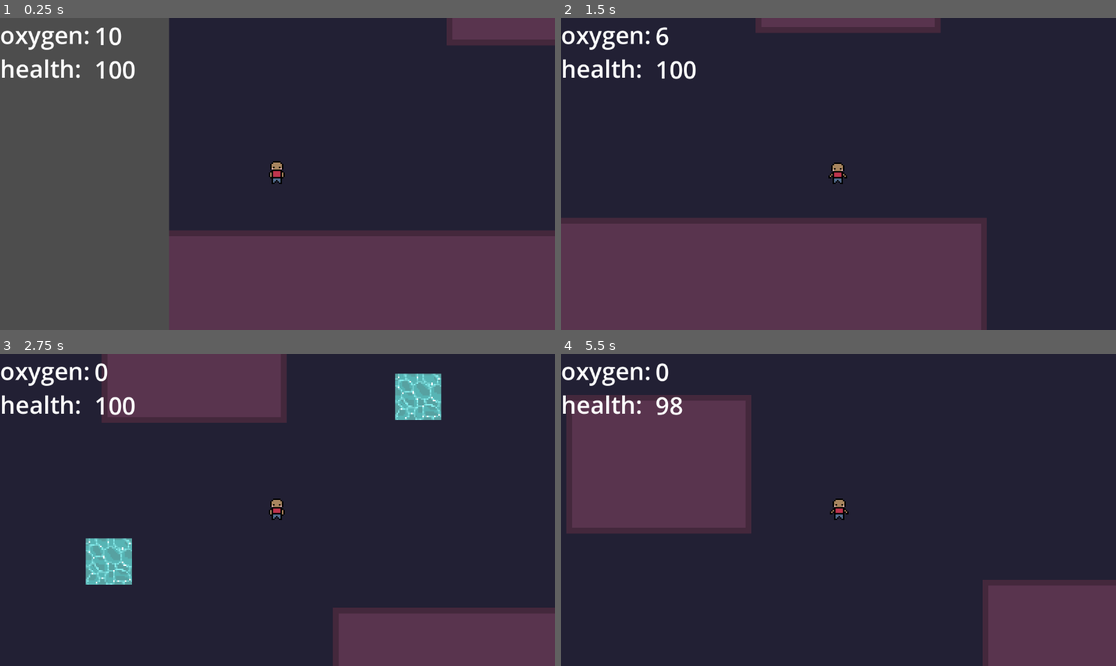
Above: before the commit, frames 1-4 (two rows, left to right).
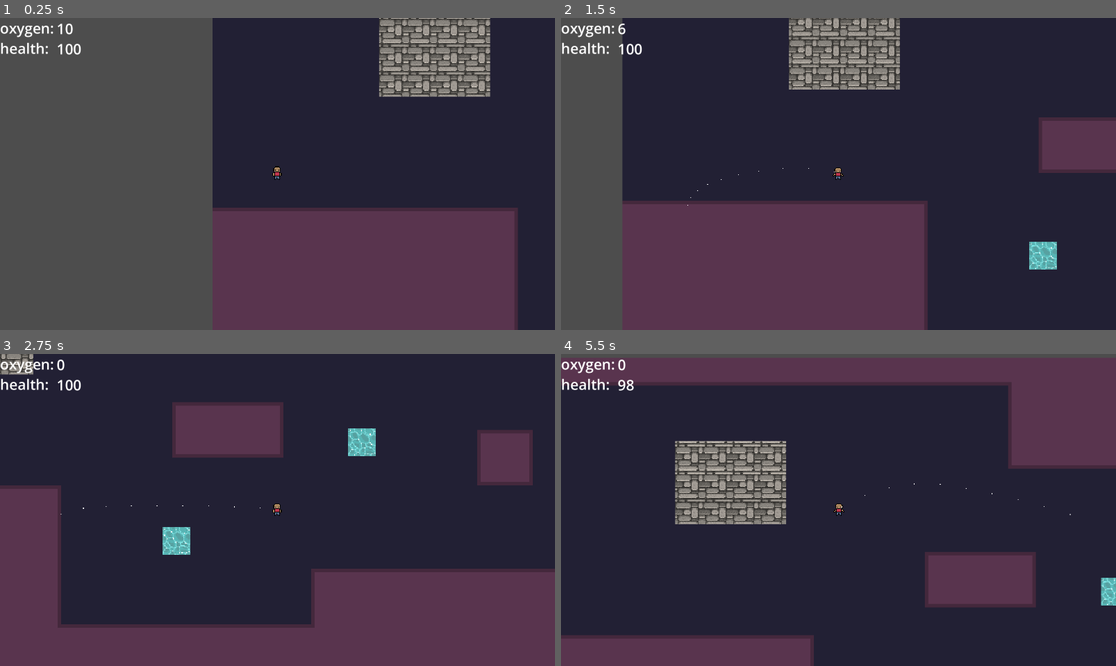
Above: after the commit, the same moments.

Repository: m6parker/tethered
Game: Godot game, scene res://src/levels/world_one.tscn
The game is run twice, just before and just after one commit, with the same random seed, the same clock (stepped at 60 frames per second) and the same inputs.
Inputs:
- Up to frame 1 (0.25 s): no input
- Up to frame 2 (1.5 s): hold Right (right) 0.53-1.28 s; hold Down (down) from 1.28 s (still down)
- Up to frame 3 (2.75 s): release Down (down) at 2.03 s; hold Right (right) from 2.03 s (still down)
- Up to frame 4 (5.5 s): release Right (right) at 2.78 s; hold Up (up) 2.78-3.53 s; hold Left (left) 3.53-5.03 s; hold Down (down) from 5.03 s (still down)

The runs differ from the first frame. In frame 1, 21% of the frame differs, in the area x 0-100%, y 0-100%; in frame 2, 26%; in frame 3, 34%; in frame 4, 44%.

Commit message:
added jetpack

Diff:
--- a/globals.gd
+++ b/globals.gd
@@ -2,6 +2,7 @@
 
 var oxygen: int = 10
 var health: int = 100
+var thrust_power = 400.0
 var current_level: String
 signal oxygen_changed
 signal health_changed
--- a/project.godot
+++ b/project.godot
@@ -17,6 +17,11 @@
 [autoload]
 
 Globals="*uid://i0g5fypd6s2e"
+
+[display]
+
+window/size/viewport_width=1920
+window/size/viewport_height=1080
 
 [input]
 
--- a/src/entities/player.gd
+++ b/src/entities/player.gd
@@ -1,8 +1,9 @@
 extends CharacterBody2D
 
 @onready var animated_sprite: AnimatedSprite2D = $AnimatedSprite2D
+@onready var jetpack: GPUParticles2D = $jetpack
 
-@export var thrust_power: float = 400.0 # how fast player can move
+@export var thrust_power: float = Globals.thrust_power # how fast player can move
 @export var max_speed: float = 300.0 # prevent from going too fast
 @export var brake_power: float = 5.0 # how fast to slow down
 @export var oxygen_depletion_interval: float = 0.2 # amount of oxygen lost every 0.2 seconds of movement
@@ -18,6 +19,9 @@
 
 	# movement
 	if input_vector != Vector2.ZERO:
+		# jetpack is on
+		jetpack.emitting = true
+
 		input_vector = input_vector.normalized()
 
 		# movement
@@ -35,6 +39,9 @@
 			Globals.remove_oxygen()
 
 	else:
+		# jetpack is off
+		jetpack.emitting = false
+
 		# movement doesnt stop in space
 		if velocity.length() > 5:
 			animated_sprite.play("idle")
--- a/src/entities/player.tscn
+++ b/src/entities/player.tscn
@@ -80,6 +80,10 @@
 [sub_resource type="CircleShape2D" id="CircleShape2D_lqcqj"]
 radius = 13.0
 
+[sub_resource type="ParticleProcessMaterial" id="ParticleProcessMaterial_ms0oa"]
+particle_flag_disable_z = true
+gravity = Vector3(0, 98, 0)
+
 [node name="Player" type="CharacterBody2D" unique_id=1678218356]
 script = ExtResource("1_o5qvw")
 
@@ -101,3 +105,8 @@
 
 [node name="CollisionShape2D" type="CollisionShape2D" parent="collection_area" unique_id=286265511]
 shape = SubResource("CircleShape2D_lqcqj")
+
+[node name="jetpack" type="GPUParticles2D" parent="." unique_id=465264942]
+emitting = false
+amount = 10
+process_material = SubResource("ParticleProcessMaterial_ms0oa")
--- a/src/levels/world_one.tscn
+++ b/src/levels/world_one.tscn
@@ -3,6 +3,7 @@
 [ext_resource type="Texture2D" uid="uid://bekw5aj7h2iic" path="res://assets/tilesets/side_scroll_tileset_one.png" id="1_4xf3m"]
 [ext_resource type="PackedScene" uid="uid://5wxccyrdl8xv" path="res://src/items/item.tscn" id="2_1ycqk"]
 [ext_resource type="PackedScene" uid="uid://dcyjqy6yowgja" path="res://src/entities/player.tscn" id="2_4xf3m"]
+[ext_resource type="Texture2D" uid="uid://dcq4fjv4w4ojj" path="res://assets/tilesets/cobblestone_tile.png" id="3_yhkd1"]
 
 [sub_resource type="TileSetAtlasSource" id="TileSetAtlasSource_4xf3m"]
 texture = ExtResource("1_4xf3m")
@@ -106,6 +107,14 @@
 position = Vector2(699, 398)
 item_type = "health"
 
+[node name="TextureRect" type="TextureRect" parent="map/items" unique_id=1472886645]
+offset_left = 192.0
+offset_top = 224.0
+offset_right = 320.0
+offset_bottom = 320.0
+texture = ExtResource("3_yhkd1")
+stretch_mode = 1
+
 [node name="Player" parent="." unique_id=1678218356 instance=ExtResource("2_4xf3m")]
 position = Vector2(75, 408)
 
Binary file added: assets/tilesets/cobblestone_tile.png
Not shown, added: assets/tilesets/cobblestone_tile.png.import
